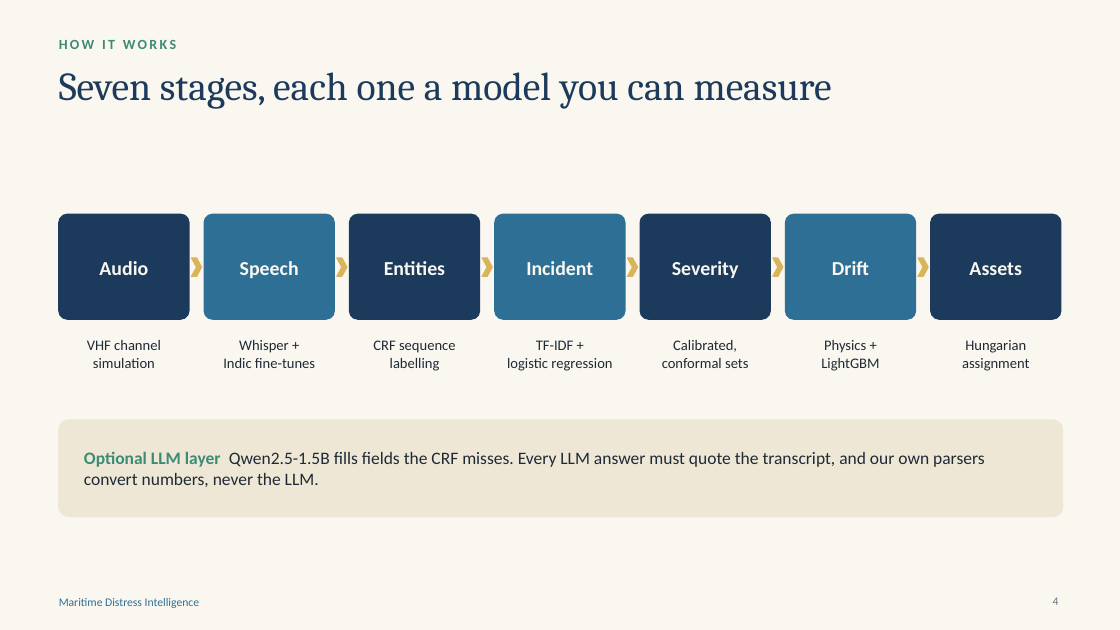
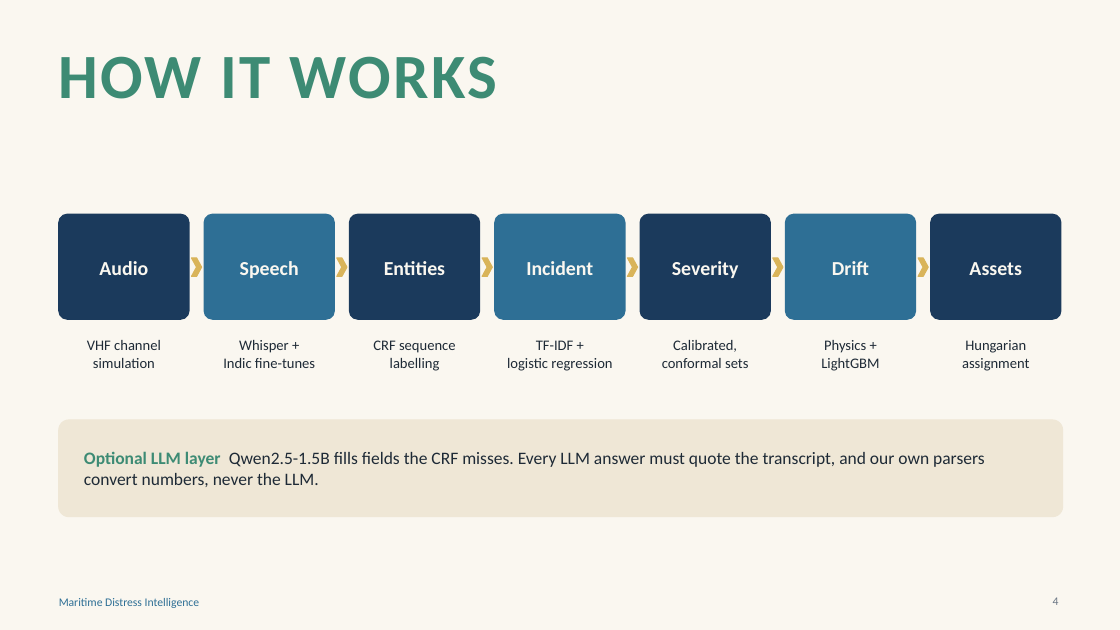
Before and after one commit to SaaraahBharat/Maritime-Project, a slide deck: slide 4 of presentation/Maritime_Distress_Intelligence.pptx. Drawn at 1120x630 pixels with LibreOffice and Linux fonts; fonts in the diff are those of the drawing. Boxes give left, top, right and bottom in pixels: in the first picture for what was removed or moved away, otherwise in the second. Text is boxed around its words. In the diff, an @@ line names an element or a change of style, - is before the commit and + after.

```diff
--- a/presentation/Maritime_Distress_Intelligence.pptx
+++ b/presentation/Maritime_Distress_Intelligence.pptx
@@ text "HOW IT WORKS" at [59,56,497,99]: size 12 to 54 pt; more space between paragraphs @@
@@ title removed at [59,72,832,109] @@
-Seven stages, each one a model you can measure
```
Also in this commit, not shown: 11 other slides changed, 15 other files.
